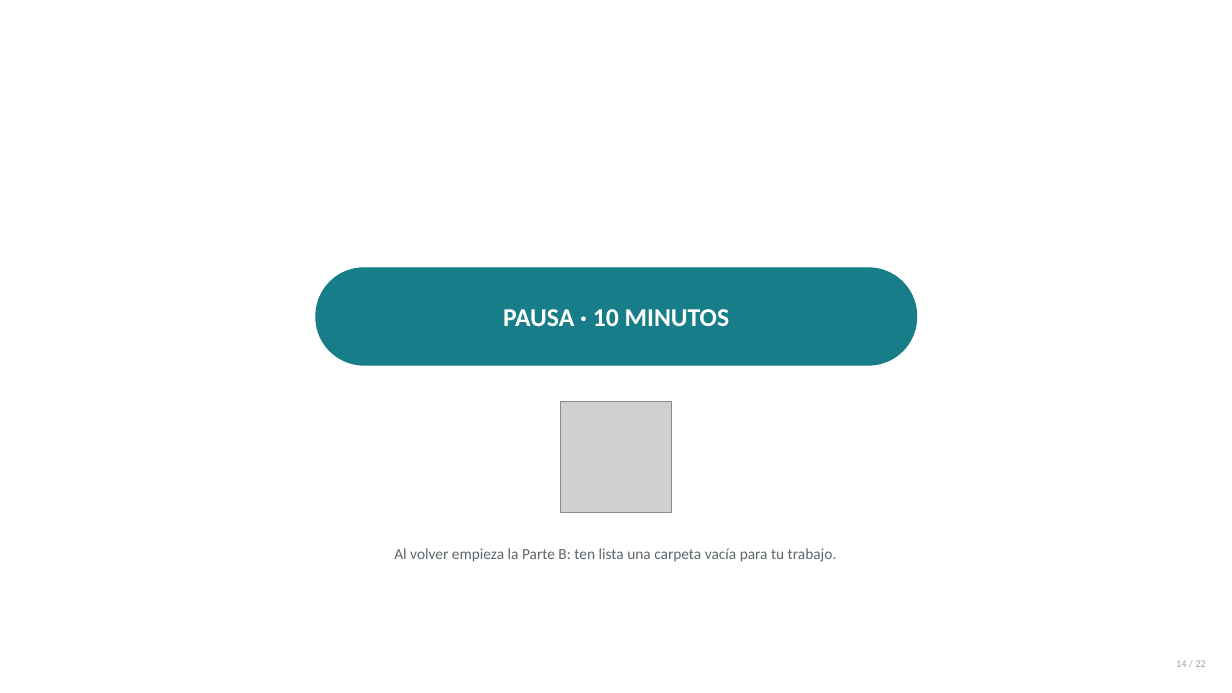
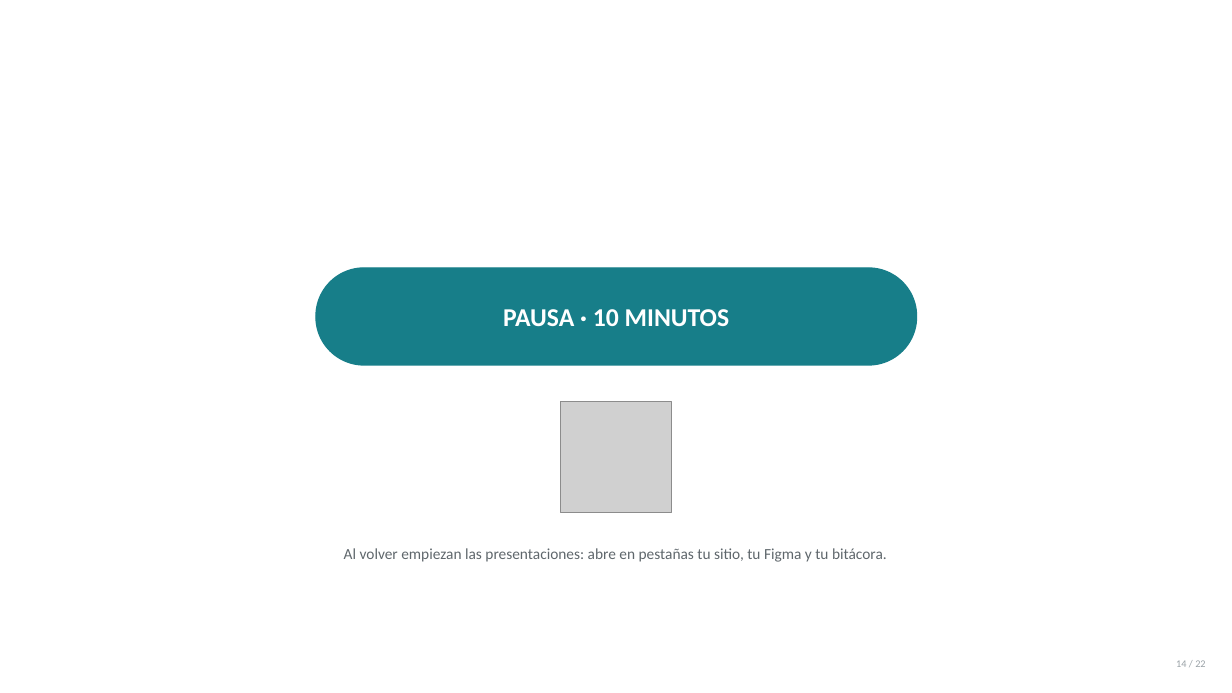
Before and after one commit to anibaler123143423234321/sesiones-dagner, a slide deck: slide 14 of SESION 16/Sesion16-Examen-Final-Evaluacion-Integradora.pptx. Drawn at 1232x693 pixels with LibreOffice and Linux fonts; fonts in the diff are those of the drawing; grey boxes stand for pictures; background and template pictures are left out. Boxes give left, top, right and bottom in pixels: in the first picture for what was removed or moved away, otherwise in the second. Text is boxed around its words. In the diff, an @@ line names an element or a change of style, - is before the commit and + after.

```diff
--- a/SESION 16/Sesion16-Examen-Final-Evaluacion-Integradora.pptx
+++ b/SESION 16/Sesion16-Examen-Final-Evaluacion-Integradora.pptx
@@ text at (344, 548, 887, 562): text changed @@
-Al volver empieza la Parte B: ten lista una carpeta vacía para tu trabajo.
+Al volver empiezan las presentaciones: abre en pestañas tu sitio, tu Figma y tu bitácora.
```
Also in this commit, not shown: 7 other slides changed, 2 slides added, 2 slides removed, 23 other files.
